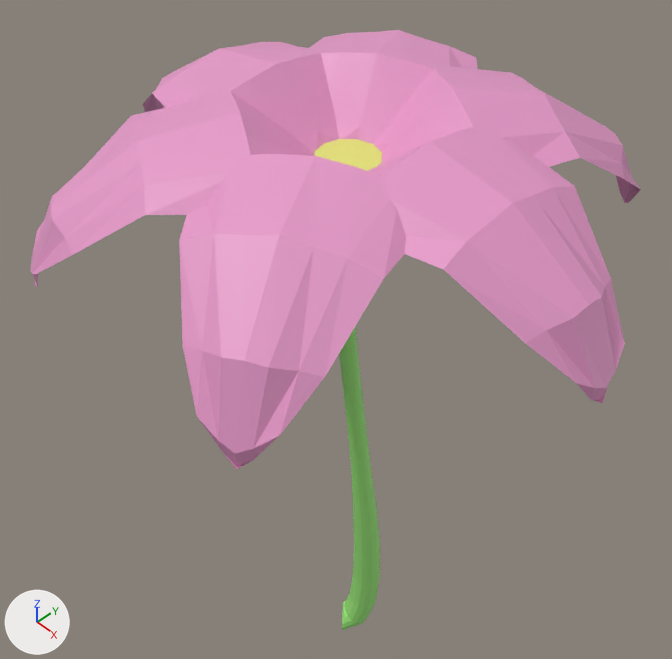
What one commit did to the Blender file Griffin's Blender H3ckscape/flower1.blend.
The view is the same before and after, from a 50 mm camera at (4.27, -4.14, 9.51) aimed at (-0.54, 0.39, 3.55). Lighting does not change. The marker at lower left points along +X, +Y and +Z.

The first picture shows 'Petal', 'base', 'stem'.
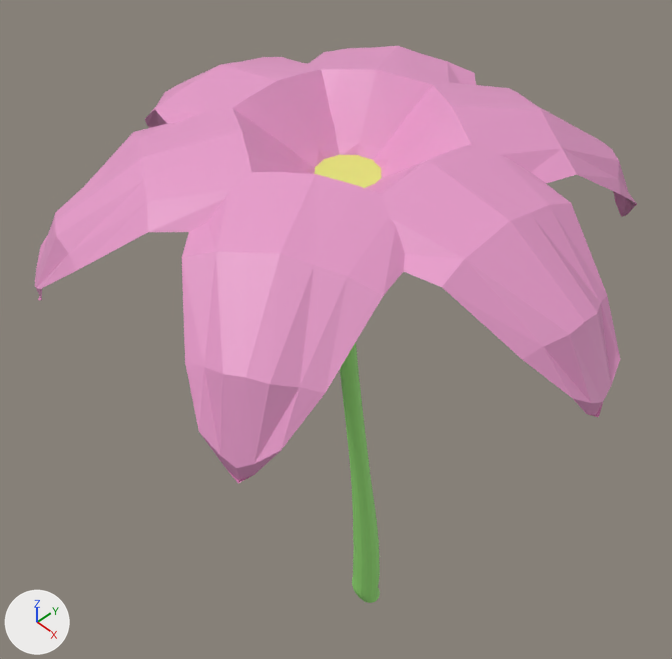
ob_beziercurve is not drawn itself; it is used by a modifier of ob_stem.

Location of each change, [x1, y1, x2, y2] in pixels of the pictures (672 x 659 px; the box of a moved part takes in the faces that stretch with it):
'Petal', moved
    before: [31, 30, 641, 469]
    after: [35, 46, 637, 483]
'stem', reshaped, moved, modifiers changed (14% shorter)
    before: [339, 326, 380, 630]
    after: [340, 342, 380, 603]
'base', moved
    before: [314, 139, 382, 171]
    after: [314, 155, 382, 188]
part 1 of me_circle_003, moved or reshaped
    before: [343, 600, 359, 626]
    after: [355, 588, 379, 601]
part 2 of me_circle_003, moved or reshaped
    before: [343, 601, 354, 628]
    after: [354, 589, 378, 598]
part 3 of me_circle_003, moved or reshaped
    before: [344, 602, 366, 624]
    after: [352, 583, 379, 596]
part 4 of me_circle_003, moved or reshaped
    before: [342, 602, 347, 630]
    after: [352, 579, 379, 593]
part 5 of me_circle_003, moved or reshaped
    before: [345, 599, 370, 620]
    after: [352, 578, 379, 590]
part 6 of me_circle_003, moved or reshaped
    before: [346, 597, 371, 617]
    after: [353, 573, 380, 587]
part 7 of me_circle_003, moved or reshaped
    before: [347, 595, 373, 614]
    after: [353, 570, 380, 584]
part 8 of me_circle_003, moved or reshaped
    before: [349, 593, 375, 611]
    after: [353, 567, 380, 581]
part 9 of me_circle_003, moved or reshaped
    before: [350, 594, 376, 608]
    after: [353, 564, 380, 578]
part 10 of me_circle_003, moved or reshaped
    before: [350, 589, 377, 605]
    after: [353, 563, 380, 576]
part 11 of me_circle_003, moved or reshaped
    before: [351, 588, 378, 602]
    after: [353, 560, 379, 573]
part 12 of me_circle_003, moved or reshaped
    before: [351, 583, 378, 598]
    after: [353, 558, 379, 570]
part 13 of me_circle_003, deleted (green)
    before: [339, 326, 379, 545]
part 14 of me_circle_003, added (green)
    after: [340, 342, 376, 526]
part 15 of me_circle_003, added
    after: [359, 591, 380, 603]

What changed in the scene script:
```text
Change me_circle_003:
    used by ob_stem; location = (0.0, 0.02, -0.51); rotation_euler = (0.208, -1.571, -1.787), in degrees (12, -90, -102)
    remove me_circle_003.from_pydata(...)  # 5920 vertices, 2960 faces; spans x -0.16..0.16, y -0.02..6.24, z -0.14..0.19
    add me_circle_003.from_pydata(...)  # 5585 vertices, 2785 faces, 5 loose edges; spans x 0.53..6.16, y -0.19..0.28, z -0.11..0.39
    me_circle_003 part 1: the loose piece of 32 vertices spanning x -0.16..0.16, y 0.11..0.18, z -0.14..0.19 is multiplied about its middle by the matrix ((0.084, 0.938, -0.032), (-0.634, -0.034, -0.725), (-0.65, -0.229, 0.644)), then moved by (0.68, -0.02, 0.2)
    me_circle_003 part 2: the loose piece of 32 vertices spanning x -0.16..0.16, y 0.05..0.11, z -0.14..0.19 is multiplied about its middle by the matrix ((0.06, 0.945, -0.026), (-0.637, 0.022, -0.701), (-0.698, 0.062, 0.637)), then moved by (0.74, 0.04, 0.19)
    me_circle_003 part 3: the loose piece of 32 vertices spanning x -0.16..0.16, y 0.18..0.24, z -0.14..0.19 is multiplied about its middle by the matrix ((0.055, 0.953, -0.031), (-0.637, 0.014, -0.712), (-0.71, 0.062, 0.636)), then moved by (0.8, -0.09, 0.18)
    me_circle_003 part 4: the loose piece of 32 vertices spanning x -0.16..0.16, y -0.02..0.05, z -0.14..0.19 is multiplied about its middle by the matrix ((0.044, 0.948, -0.032), (-0.631, 0.005, -0.71), (-0.709, 0.054, 0.631)), then moved by (0.85, 0.1, 0.19)
    me_circle_003 part 5: the loose piece of 32 vertices spanning x -0.16..0.16, y 0.24..0.31, z -0.14..0.19 is multiplied about its middle by the matrix ((0.03, 0.948, -0.033), (-0.631, -0.005, -0.709), (-0.709, 0.044, 0.63)), then moved by (0.91, -0.15, 0.19)
    me_circle_003 part 6: the loose piece of 32 vertices spanning x -0.16..0.16, y 0.31..0.37, z -0.13..0.19 is multiplied about its middle by the matrix ((0.016, 0.944, -0.033), (-0.628, -0.014, -0.706), (-0.706, 0.033, 0.627)), then moved by (0.96, -0.22, 0.19)
    me_circle_003 part 7: the loose piece of 32 vertices spanning x -0.16..0.16, y 0.37..0.43, z -0.13..0.19 is multiplied about its middle by the matrix ((0.008, 0.94, -0.032), (-0.625, -0.019, -0.703), (-0.704, 0.027, 0.624)), then moved by (1.02, -0.28, 0.19)
    me_circle_003 part 8: the loose piece of 32 vertices spanning x -0.16..0.16, y 0.43..0.49, z -0.13..0.19 is multiplied about its middle by the matrix ((0.003, 0.937, -0.032), (-0.623, -0.022, -0.701), (-0.702, 0.023, 0.622)), then moved by (1.07, -0.35, 0.19)
    me_circle_003 part 9: the loose piece of 32 vertices spanning x -0.16..0.16, y 0.49..0.56, z -0.13..0.19 is multiplied about its middle by the matrix ((-0.002, 0.933, -0.032), (-0.62, -0.025, -0.698), (-0.699, 0.02, 0.62)), then moved by (1.12, -0.41, 0.19)
    me_circle_003 part 10: the loose piece of 32 vertices spanning x -0.16..0.16, y 0.56..0.62, z -0.13..0.18 is multiplied about its middle by the matrix ((-0.007, 0.93, -0.031), (-0.618, -0.028, -0.696), (-0.697, 0.016, 0.618)), then moved by (1.17, -0.48, 0.2)
    me_circle_003 part 11: the loose piece of 32 vertices spanning x -0.16..0.16, y 0.62..0.68, z -0.13..0.18 is multiplied about its middle by the matrix ((-0.011, 0.927, -0.031), (-0.616, -0.031, -0.694), (-0.694, 0.012, 0.616)), then moved by (1.22, -0.54, 0.2)
    me_circle_003 part 12: the loose piece of 32 vertices spanning x -0.16..0.16, y 0.68..0.74, z -0.13..0.18 is multiplied about its middle by the matrix ((-0.016, 0.924, -0.031), (-0.613, -0.033, -0.692), (-0.692, 0.009, 0.614)), then moved by (1.27, -0.6, 0.2)
    me_circle_003 part 13: 155 loose pieces with 4960 vertices, spanning x -0.14..0.14, y 1.65..6.24, z -0.11..0.16, are deleted
    me_circle_003 part 14: 4576 vertices added at x 1.98..6.16, y -0.19..0.19, z -0.11..0.34
    me_circle_003 part 15: 49 vertices added at x 0.53..0.66, y -0.04..0.28, z 0.09..0.39
Change ob_petal:
    ob_petal.location: (0.0, 0.0, 5.54) -> (0.0, 0.0, 5.4)
Change ob_base:
    ob_base.location: (0.0, 0.0, 5.71) -> (0.0, 0.0, 5.58)
Change ob_stem:
    ob_stem.location: (0.0, 0.02, -0.51) -> (0.0, 0.02, -0.64)
    remove _m = ob_stem.modifiers.new('Curve', 'CURVE')
    remove _m.object = ob_beziercurve
Remove ob_beziercurve:
    ob_beziercurve = bpy.data.objects.new('BezierCurve', cu_beziercurve_001)
```
